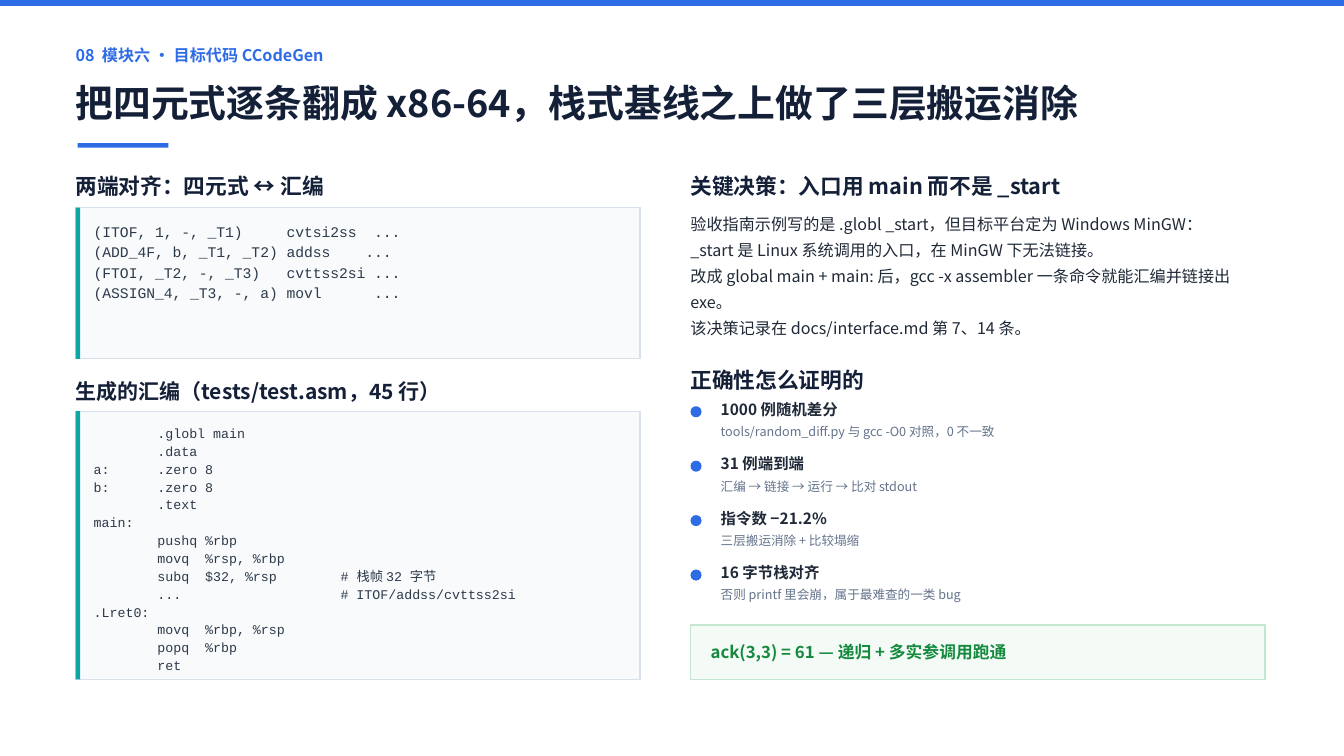
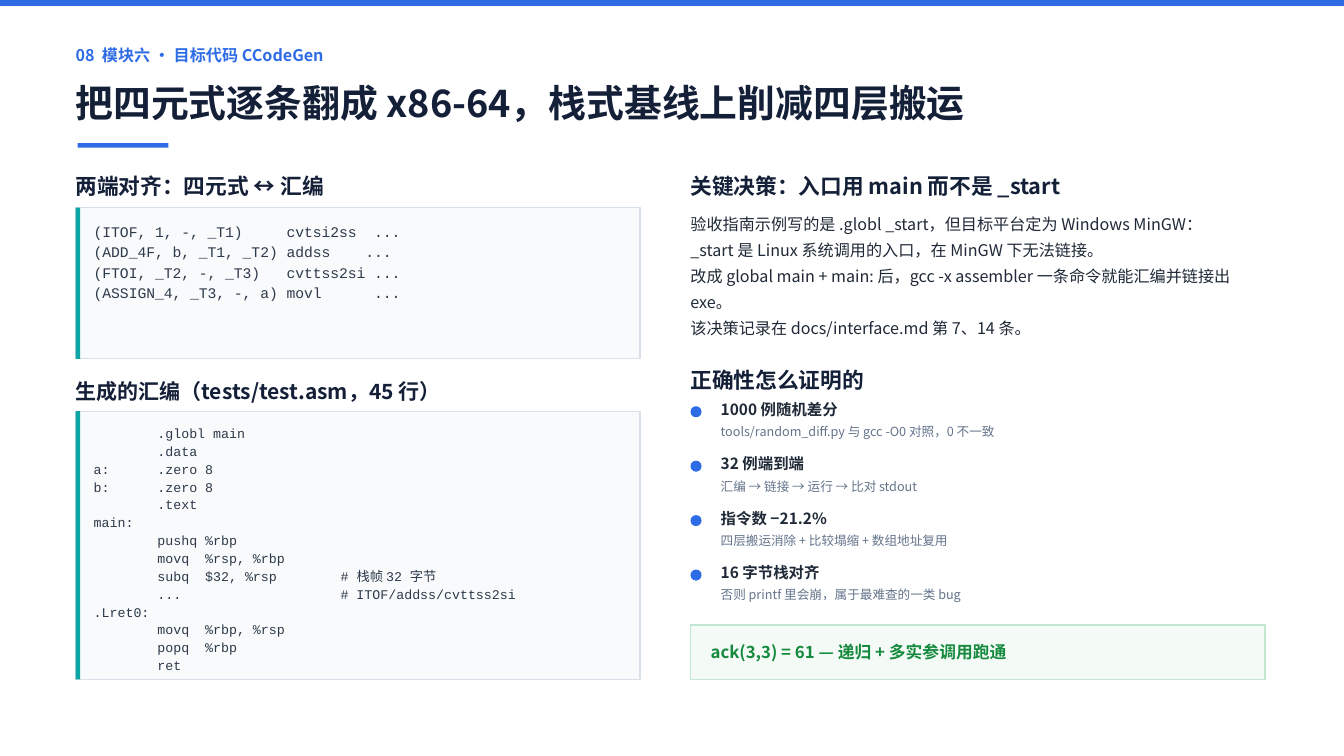
Before and after one commit to 9527-qincheng/MiniCCompiler, a slide deck: slide 9 of docs/MiniC编译器_答辩演示.pptx. Drawn at 1344x756 pixels with LibreOffice and Linux fonts; fonts in the diff are those of the drawing. Boxes give left, top, right and bottom in pixels: in the first picture for what was removed or moved away, otherwise in the second. Text is boxed around its words. In the diff, an @@ line names an element or a change of style, - is before the commit and + after.

Commit message:
perf(codegen): 数组地址复用与写入即读回，循环体每轮再少 4 条
GenIndex 原先每次都要重算地址（leaq 基址 / movl 下标,%ecx / movslq %ecx,%rcx），
而 `a[i] = ...; s = s + a[i];` 这种「写进去马上又读回来」的写法在循环里很常见。

1. 地址复用：紧邻的上一条也是 INDEX、且 (数组, 下标, 元素宽度) 相同、又是写操作时，
   %rax 里的基址与 %rcx 里已左移的下标都还在（写只读 %edx / %xmm0），直接复用。
   读操作会把元素值读进 %eax（覆盖基址），所以读后一律作废。
2. 写入即读回：上一条刚把值写进同一元素，值仍在 %edx（整型 w==4）或 %xmm0（浮点）里，
   下一条读同一元素时直接落槽，省掉 leaq / movl / movslq / movl (%rax,%rcx,4),%eax 四条。

有效性只靠「紧邻」保证：新增 m_bAddrValid / m_szAddrKey 与 m_bStoreValid / m_szStoreKey，
GenQuad 首部遇到非 INDEX 四元式立即清空，不必证明跨指令的寄存器不被改写。
键由 IndexKeyOf(arr, idx, w) 生成，OpKeyOf 比 AccKeyOf 多认常量与标号，
否则 a[0] 与 a[1] 会撞成同一个键。1 字节元素不参与读回（值在 %dl / %al）。

实测：while (i < n) { a[i] = i*4+1; s = s + a[i]; i = i + 1; } 的循环体
由 22 条降到 18 条（-18%）。新增 tests/codegen/array_store_reload.mc（期望输出 22），
build.bat test 11 套全绿（目标代码 32 例）。

说明：30 个既有代码生成用例里没有「写后立刻读同一元素」的写法，
因此这一轮对它们的指令数没有影响 —— 收益集中在真实循环里。

```diff
--- a/docs/MiniC编译器_答辩演示.pptx
+++ b/docs/MiniC编译器_答辩演示.pptx
@@ text at bbox=[76, 84, 965, 122]: text changed @@
-把四元式逐条翻成 x86-64，栈式基线之上做了三层搬运消除
+把四元式逐条翻成 x86-64，栈式基线上削减四层搬运
@@ text at bbox=[721, 454, 804, 474]: text changed @@
-31 例端到端
+32 例端到端
@@ text at bbox=[721, 534, 948, 546]: text changed @@
-三层搬运消除 + 比较塌缩
+四层搬运消除 + 比较塌缩 + 数组地址复用
```
Also in this commit, not shown: 4 other slides changed, 9 other files.
